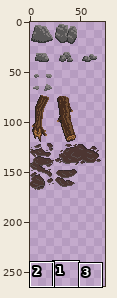
Two versions of one sprite sheet, assets/environment_sheet.png. The first picture is a wide view before the edit; the outline marks the close-up.
Close-up. Old version:
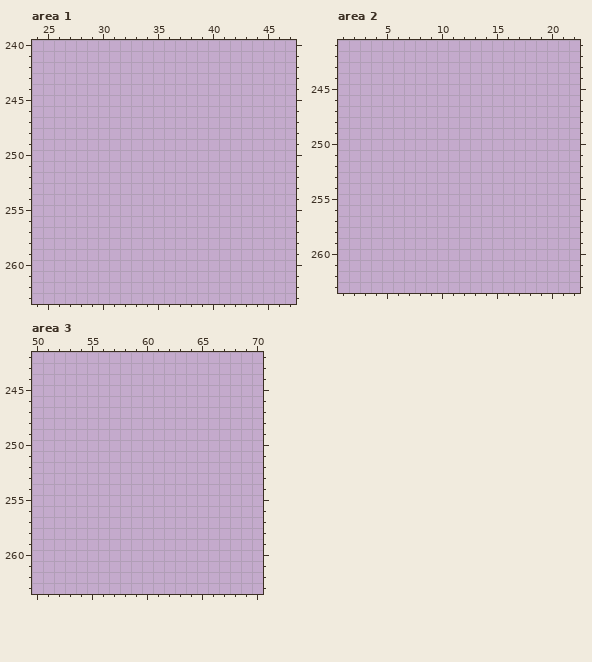
The file is 480x264 pixels. Colours within 5 levels of each other are drawn and written as one. Shown: area 1: x 24..47, y 240..263; area 2: x 1..22, y 241..263; area 3: x 50..70, y 242..263. The wide view leaves out empty margins. The commit also changed other parts of the picture, which this record leaves out.
Once edited:
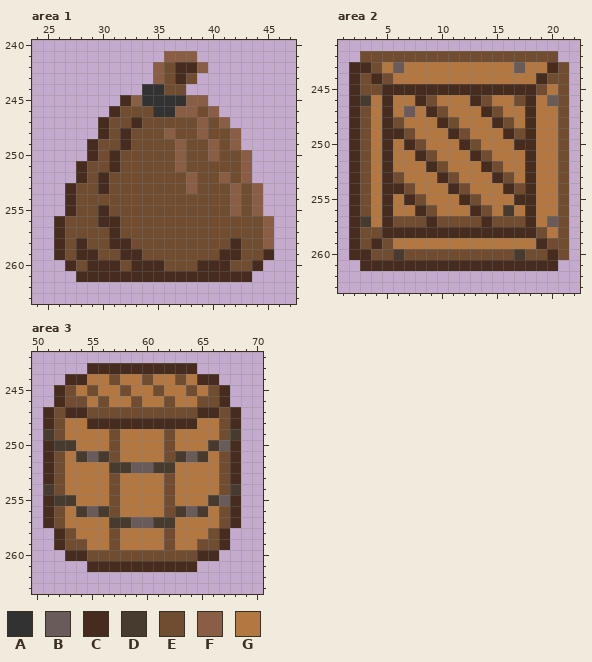
Palette (. is transparent): A #323232  B #695b59  C #452c1f  D #473b2f  E #704d31  F #8a5e45  G #b37842
Diff:
Area 1:
y 241: x 36..38 ... -> FFF
y 242: x 35..39 ..... -> FECCF
y 243: x 35..38 .... -> FECE
y 244: x 34..37 .... -> AAEE
y 245: x 32..39 ........ -> CFAAAAFF
y 246: x 31..40 .......... -> CEEEAAFFEF
y 247: x 30..41 ............ -> CEECEEEEEFEF
y 248: x 30..42 ............. -> CECEEEFEEFEEF
y 249: x 29..42 .............. -> CEECEEEEFEEFEF
y 250: x 29..43 ............... -> CECEEEEEFEEFEEF
y 251: x 28..43 ................ -> CEECEEEEEFEEEEEF
y 252: x 28..43 ................ -> CECEEEEEEEFEEFEF
y 253: x 27..44 .................. -> CEECEEEEEEEFEEEFEF
y 254: x 27..44 .................. -> CEEEEEEEEEEEEEEFEF
y 255: x 27..44 .................. -> CEECEEEEEEEEEEEFEF
y 256: x 26..45 .................... -> CEEECCEEEEEEEEEEEEEF
y 257: x 26..45 .................... -> CEEEECEEEEEEEEEEEEEF
y 258: x 26..45 .................... -> CECEECCEEEEEEEEECEEF
y 259: x 26..45 .................... -> CECCEECCEEEEEEECCEEC
y 260: x 27..44 .................. -> CECCCECCCEEECCCEEC
y 261: x 28..43 ................ -> CCCCCCCCCCCCCCCC
Area 2:
y 242: x 3..20 .................. -> EEEEEEEEEEEEEEEEEE
y 243: x 2..21 .................... -> CCEGBGGGGGGGGGGBGGCE
y 244: x 2..21 .................... -> CECEGGGGGGGGGGGGGCEE
y 245: x 2..21 .................... -> CEECCCCCCCCCCCCCCEGE
y 246: x 2..21 .................... -> CDGCGGCEGGGCEGGECGBE
y 247: x 2..21 .................... -> CEGCGBGCEGGGCEGGCGGE
y 248: x 2..21 .................... -> CEGCEGGGCEGGGCEGCGGE
y 249: x 2..21 .................... -> CEGCCEGGGCEGGGCECGGE
y 250: x 2..21 .................... -> CEGCGCEGGGCEGGGCCGGE
y 251: x 2..21 .................... -> CEGCGGCEGGGCEGGGCGGE
y 252: x 2..21 .................... -> CEGCGGGCEGGGCEGGCGGE
y 253: x 2..21 .................... -> CEGCEGGGCEGGGCEGCGGE
y 254: x 2..21 .................... -> CEGCCEGGGCEGGGCECGGE
y 255: x 2..21 .................... -> CEGCGCEGGGCEGGGCCGGE
y 256: x 2..21 .................... -> CEGCGGCEGGGCEGDGCGGE
y 257: x 2..21 .................... -> CDGCEEECEEEECEEECGBE
y 258: x 2..21 .................... -> CEECCCCCCCCCCCCCCEGE
y 259: x 2..21 .................... -> CECEGGGGGGGGGGGGGCEE
y 260: x 2..21 .................... -> CCEEDEEEEEEEEEEDEECE
y 261: x 3..20 .................. -> CCCCCCCCCCCCCCCCCC
Area 3:
y 243: x 55..64 .......... -> CCCCCCCCCC
y 244: x 53..66 .............. -> CCGGEGGEGGEGCC
y 245: x 52..67 ................ -> CEGEGGEGGEGGEGEC
y 246: x 52..67 ................ -> CEEGEGGEGGEGGEEC
y 247: x 51..68 .................. -> CECCEEEEEEEEEECCEC
y 248: x 51..68 .................. -> CEGGCCCCCCCCCCGGEC
y 249: x 51..68 .................. -> DEGGGGEGGGGEGGGGED
y 250: x 51..68 .................. -> CDDGGGEGGGGEGGGDBC
y 251: x 51..68 .................. -> CEGDBDEGGGGEDBDGEC
y 252: x 51..68 .................. -> CEGGGGDDBBDDGGGGEC
y 253: x 51..68 .................. -> CEGGGGEGGGGEGGGGEC
y 254: x 51..68 .................. -> DEGGGGEGGGGEGGGGED
y 255: x 51..68 .................. -> CDDGGGEGGGGEGGGDBC
y 256: x 51..68 .................. -> CEGDBDEGGGGEDBDGEC
y 257: x 51..68 .................. -> CEGGGGDDBBDDGGGGEC
y 258: x 52..67 ................ -> CEGGGEGGGGEGGGEC
y 259: x 52..67 ................ -> CEEGGEGGGGEGGEEC
y 260: x 53..66 .............. -> CCEEEEEEEEEECC
y 261: x 55..64 .......... -> CCCCCCCCCC
Changed places in both close-ups, as pixel boxes (x1, y1, x2, y2):
added: (54, 51, 274, 282)
added: (349, 51, 569, 271)
added: (43, 363, 241, 572)
